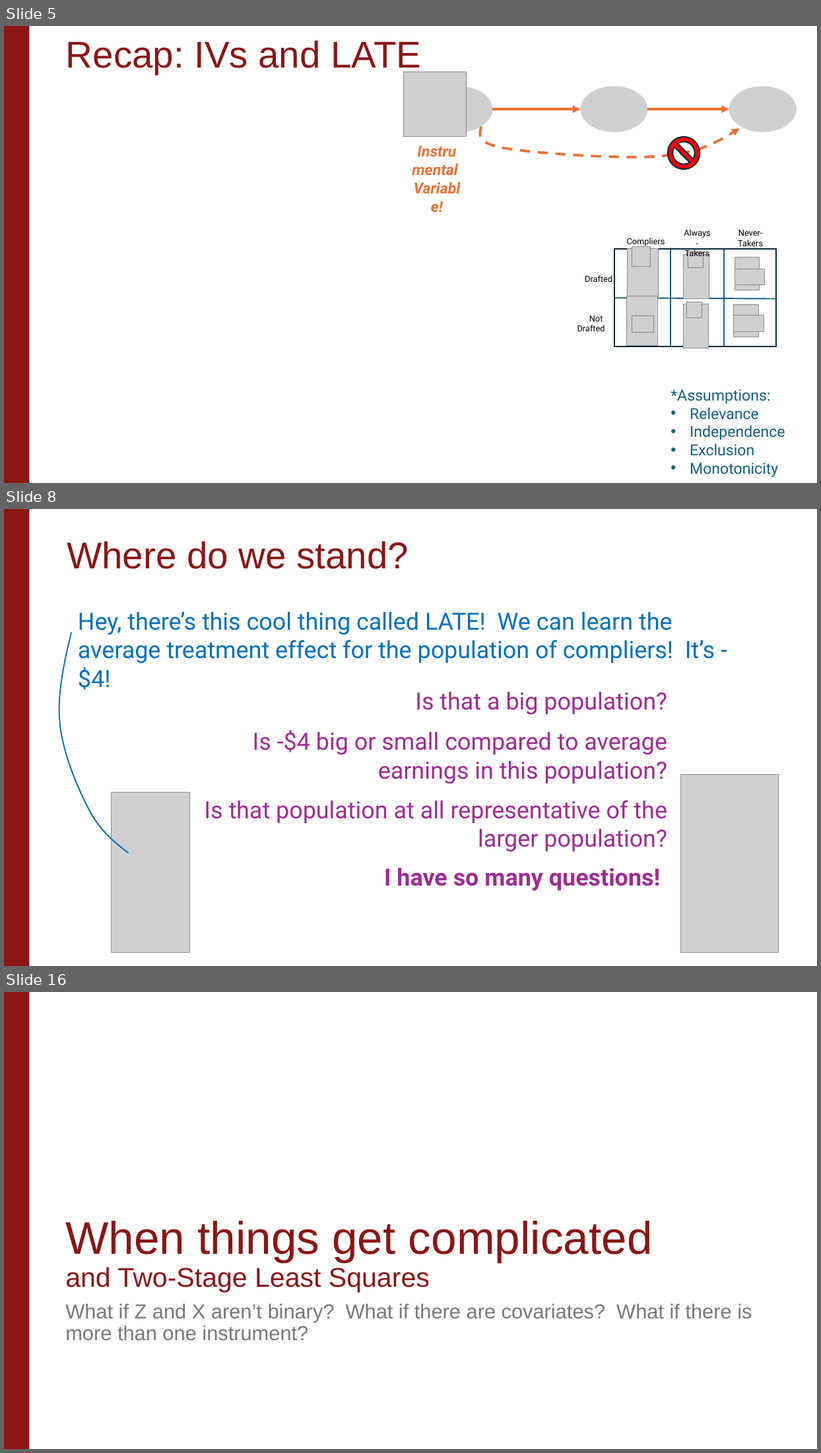
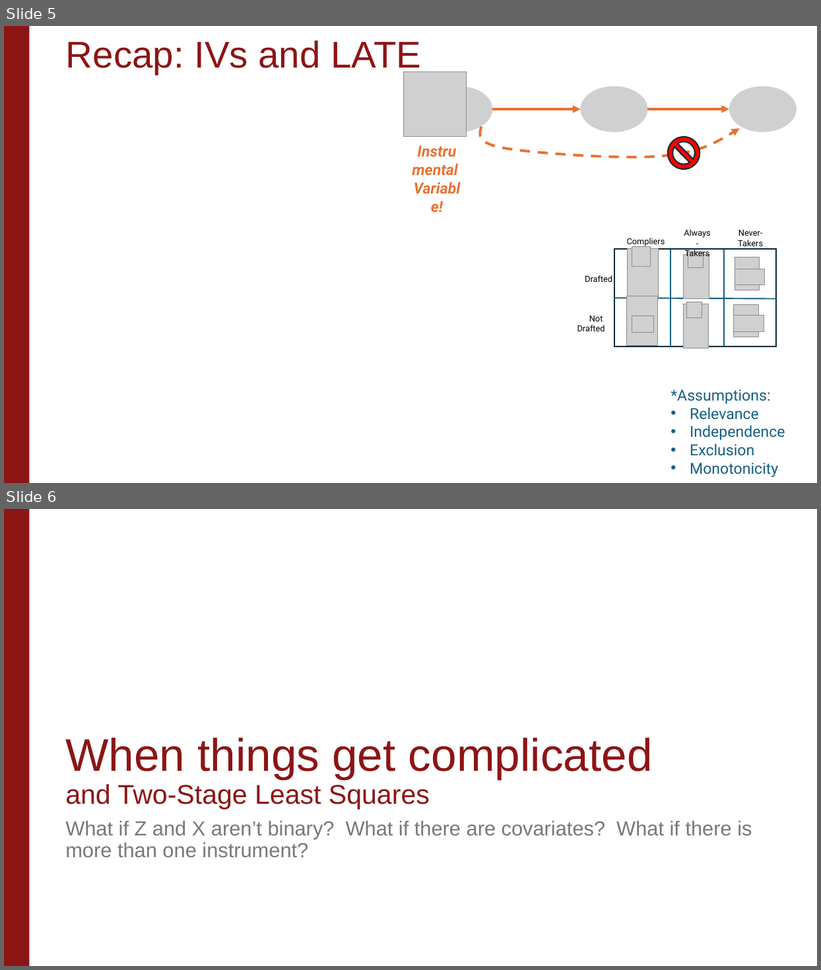
Before and after one commit to stanford-causal-inference-class/stanford-causal-inference-class.github.io, a slide deck: materials/lecture-slides/Unit3_Lecture3.pptx. Shown one above the other, each under a label of ours: slides 5, 8 and 16 before the commit, slides 5 and 6 after it; the slides between them are not shown. The pictures are 821x1453 and 821x970 pixels, drawn with LibreOffice and Linux fonts; fonts in the diff are those of the drawing; grey boxes stand for pictures; background and template pictures are left out. Boxes give left, top, right and bottom in pixels: in the first picture for what was removed or moved away, otherwise in the second. Text is boxed around its words. In the diff, an @@ line names an element or a change of style, - is before the commit and + after.

```diff
--- a/materials/lecture-slides/Unit3_Lecture3.pptx
+++ b/materials/lecture-slides/Unit3_Lecture3.pptx
@@ slide 8 removed at (4, 509, 817, 966), background #FFFFFF; not listed: 1 template element that a slide beside it also shows @@
@@ title removed at (67, 541, 408, 569) @@
-Where do we stand?
@@ text removed at (78, 612, 715, 663) @@
-Hey, there’s this cool thing called LATE! We can learn the average treatment effect for the population of compliers! It’s -$4!
@@ freeform shape removed at (59, 632, 129, 853) @@
@@ text removed at (415, 692, 667, 715) @@
-Is that a big population?
@@ text removed at (253, 730, 668, 784) @@
-Is -$4 big or small compared to average earnings in this population?
@@ picture removed at (681, 774, 780, 953) @@
@@ picture removed at (112, 793, 189, 953) @@
@@ text removed at (204, 800, 667, 852) @@
-Is that population at all representative of the larger population?
@@ text removed at (384, 868, 660, 891) @@
-I have so many questions!
@@ rectangle removed at (699, 916, 811, 966) @@
@@ what was slide 16 is now slide 6 @@
```
Also in this commit, not shown: 1 slide changed, 9 other slides removed, 1 other file.
